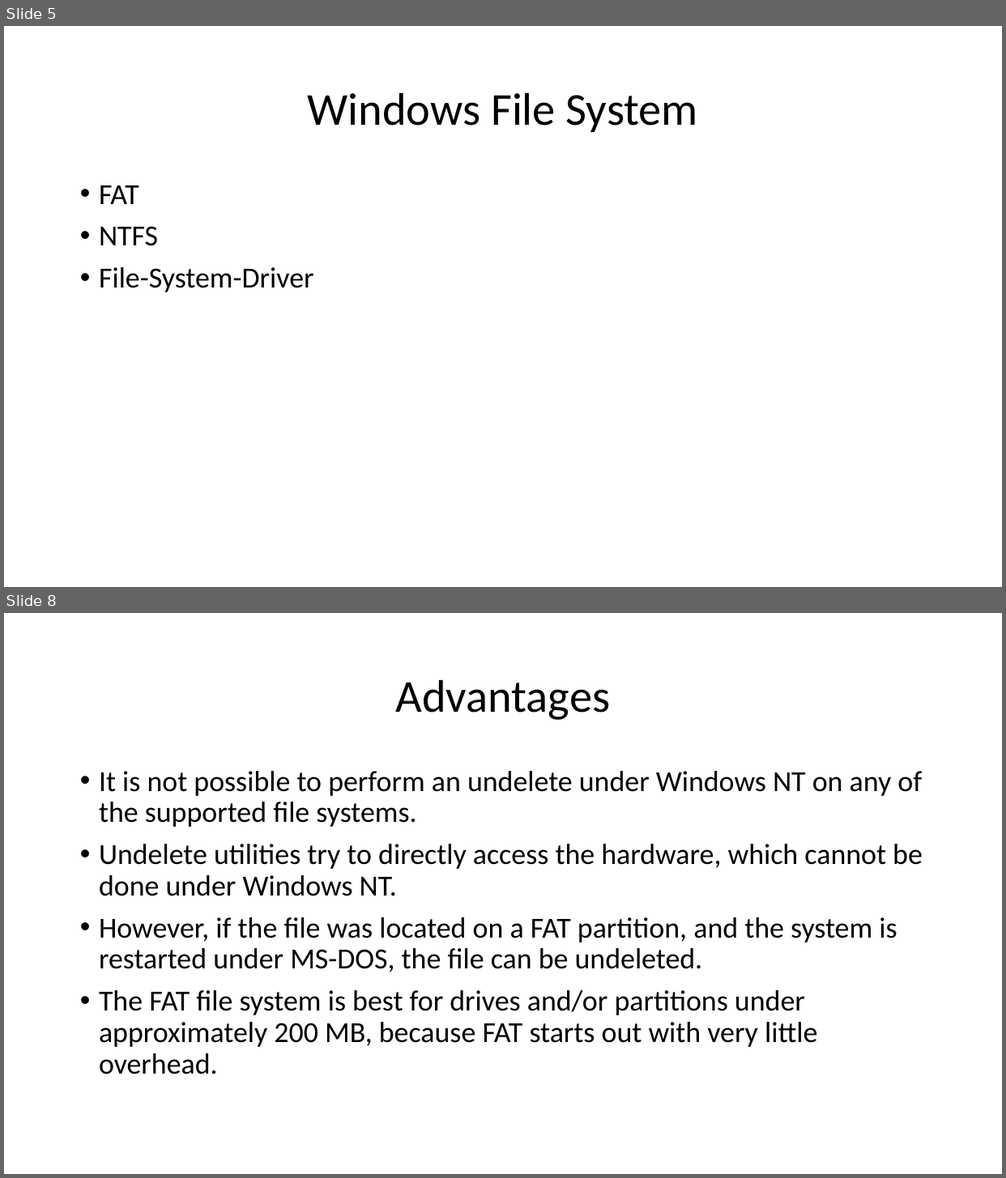
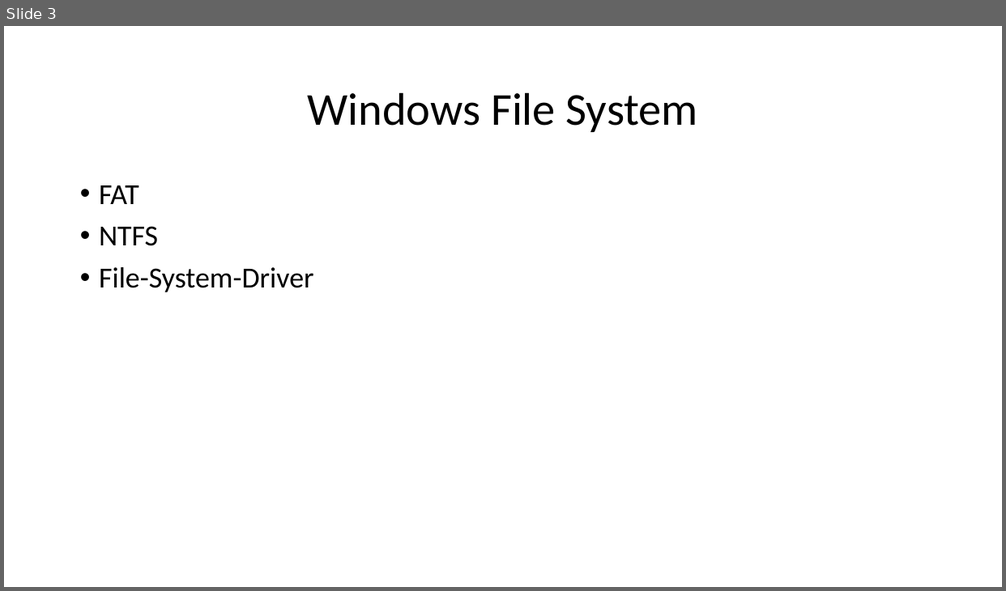
Before and after one commit to amolhadkar71/PPT-s, a slide deck: Types of File System.pptx. Shown one above the other, each under a label of ours: slides 5 and 8 before the commit, slide 3 after it; the slides between them are not shown. The pictures are 1006x1178 and 1006x591 pixels, drawn with LibreOffice and Linux fonts; fonts in the diff are those of the drawing. Boxes give left, top, right and bottom in pixels: in the first picture for what was removed or moved away, otherwise in the second. Text is boxed around its words. In the diff, an @@ line names an element or a change of style, - is before the commit and + after.

```diff
--- a/Types of File System.pptx
+++ b/Types of File System.pptx
@@ slide 8 removed at <box>4,613,1002,1174</box>, background #FFFFFF @@
@@ title removed at <box>395,679,610,720</box> @@
-Advantages
@@ text removed at <box>99,771,923,1075</box> @@
-• It is not possible to perform an undelete under Windows NT on any of the supported file systems.
-• Undelete utilities try to directly access the hardware, which cannot be done under Windows NT.
-• However, if the file was located on a FAT partition, and the system is restarted under MS-DOS, the file can be undeleted.
-• The FAT file system is best for drives and/or partitions under approximately 200 MB, because FAT starts out with very little overhead.
@@ what was slide 5 is now slide 3 @@
```
Also in this commit, not shown: 9 slides changed, 2 slides added, 5 other slides removed, 2 other files.
